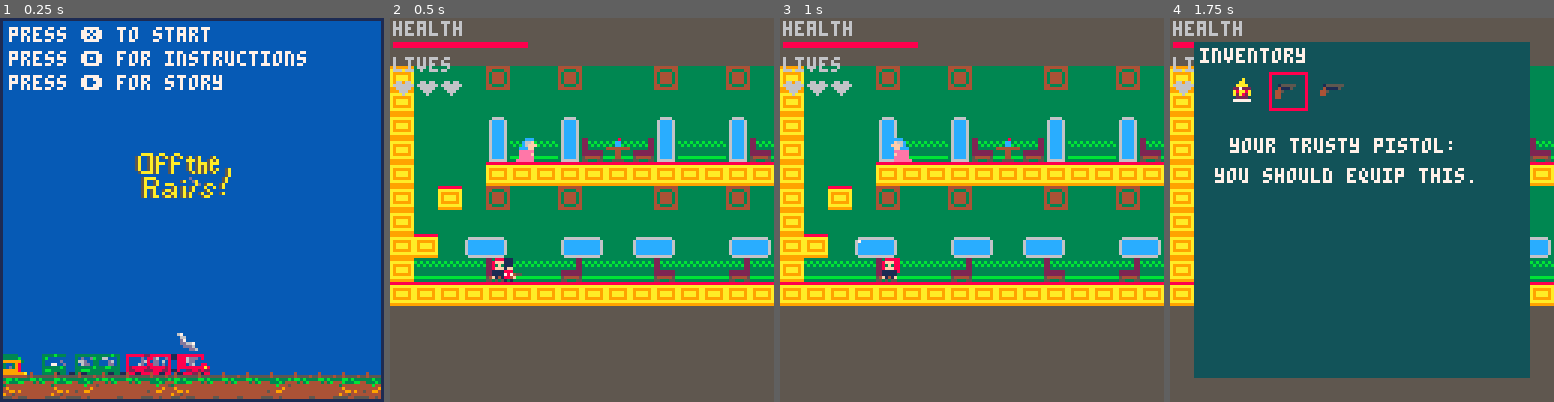
Above: before the commit, frames 1-4 (left to right).
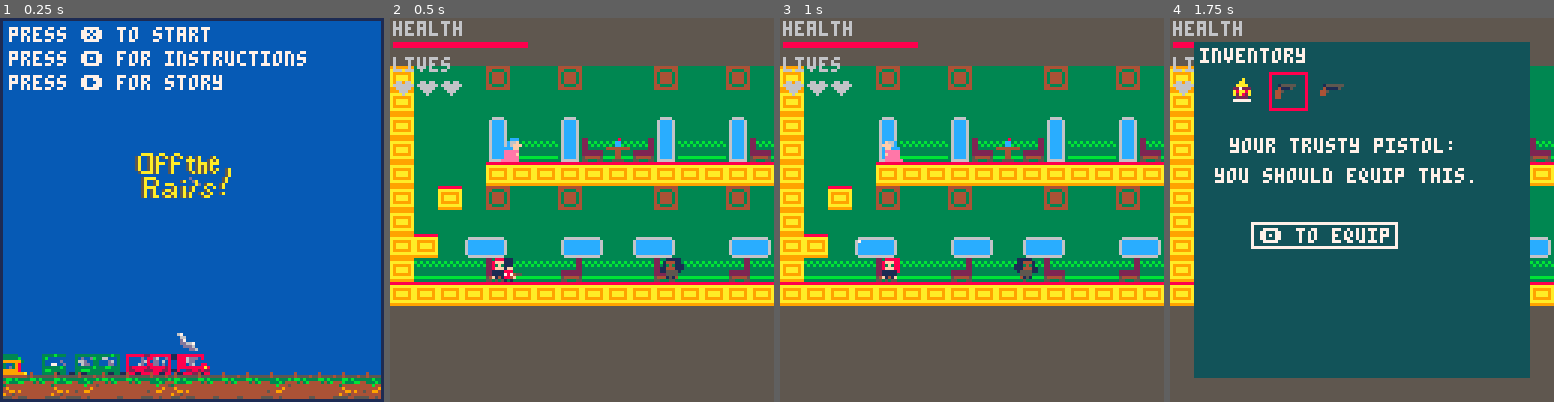
Above: after the commit, the same moments.

Repository: hggorel/Off-The-Rails
Game: PICO-8 cartridge offtherails.p8
Two runs of this game, one before a commit and one after it. Both use one fixed random seed, a clock stepped at 60 frames per second and the inputs below.
Inputs:
- Up to frame 1 (0.25 s): no input
- Up to frame 2 (0.5 s): tap X (X key) at 0.33 s
- Up to frame 3 (1 s): tap O (Z key) at 0.7 s
- Up to frame 4 (1.75 s): tap X (X key) at 1.07 s; hold Right from 1.6 s (still down); tap O (Z key) at 1.7 s

Frame 1 is identical in both runs. In frame 2, 0.7% of the frame differs, in the area x 28-77%, y 31-68%; in frame 3, 0.6%; in frame 4, 1.2%, in the area x 21-60%, y 53-61%.

Commit message:
Update offtherails.p8
completed cutscenes. updated colorblind function. added another extra sprite (will work on making that animation more complex/ less threatening). started equippable from inventory objects.

Diff:
--- a/offtherails.p8
+++ b/offtherails.p8
@@ -77,10 +77,14 @@
 	--friends but aren't our enemies
 	extra ={
 		x = 4*8,
+		x1 = 10*8,
 		y = 3*8,
+		y1 = 8*8,
 		dx = 2, --speed. not properly implemented yet
 		timing = .15,
 		sprite = 64,
+		spr1 = 66,
+		spr2 = 74,
 		flipx = false,
 		movecount = 0 --movecount format added to match hannah
 	}
@@ -816,6 +820,7 @@
 		--test this
  	if colblind == 1 then
  	pal(3,130,1)--check this
+ 	pal(11,137,1)
  	end
  	if colblind == 0 then
  	pal()
@@ -825,6 +830,7 @@
  	_drawmapsprites()
  	_moveextra()
  	spr(extra.sprite,extra.x,extra.y,1,1,extra.flipx,false)
+ 	spr(extra.spr1,extra.x1,extra.y1,1,1,extra.flipx,false)
 		if player.lives>0 then
 			spr(player.sprite, player.x, player.y, 1, 1, player.flipx, false)
 		end
@@ -982,7 +988,19 @@
 		print("a shotgun:",20,40,7)
 		print("just like your pappy used.",15,50,7)
 		end
-
+		if sel.place >= 1 and sel.place < 3 then
+		equip(true) --should work like this?
+		rect(27,68,27+48,68+8,7)
+		print("🅾️ to equip",30,70,7)
+		end
+end
+
+--for inventory
+function equip(truth)
+	if mode == 2 and truth and btnp(🅾️) then
+		--we'll have to have multiple gun types coded before i do anything here
+	end
+--idk what to do for this
 end
 
 --for inventory
@@ -1069,7 +1087,7 @@
 -->8
 --movement section
 function _moveextra()
-		--animate
+		--animate old lady
 		extra.sprite +=extra.timing
 
 		if(extra.sprite > 66) then
@@ -1077,23 +1095,51 @@
 
 		end
 
+		--animate young lady
+		extra.spr1 +=.75
+
+		if(extra.spr1 >= 68) then
+			extra.spr1 = 66
+
+		end
+		--animate guy
+		extra.spr2 +=extra.timing
+
+		if(extra.spr2 > 74) then
+			extra.spr2 = 76
+
+		end
 		--dx needs to be added
-		if extra.movecount < 5 then
-		 extra.x += 4/extra.dx
+
+		--this could be super improved
+		if extra.movecount < 10 then
+		 extra.x += 2/extra.dx
 		 extra.flipx = false
 		 end
 
-		if extra.movecount > 5 then
-		 extra.x -= 4/extra.dx
+		if extra.movecount > 10 then
+		 extra.x -= 2/extra.dx
 		 extra.flipx = true
 
 		 end
 
-		if extra.movecount< 10 then
+		if extra.movecount< 20 then
 			extra.movecount += 1
 		else
 			extra.movecount = 0
 		end
+
+		--other extra
+	if extra.movecount < 10 then
+		 extra.x1 += 2
+		 extra.flipx = false
+		 end
+
+		if extra.movecount > 10 then
+		 extra.x1 -= 2
+		 extra.flipx = true
+
+		 end
 
 
 
@@ -1141,6 +1187,7 @@
 
 	text1()
 	text2()
+	text3()
 end
 
 function text1()
@@ -1180,7 +1227,27 @@
 	if cc > 7 then
 	print("mabel brown?",40,70,0)
 	end
-	if cc == 9 then --test this
+end
+
+function text3()
+	if cc > 8 then
+	cls()
+	pal()
+	spr(1,60,60)
+	end
+	if cc > 9 then
+	spr(115,60,50)
+	end
+	if cc > 10 then
+	spr(11,50,75)
+	end
+	if cc > 11 then
+	print("+",63,77,7)
+	end
+	if cc > 12 then
+	spr(12,70,75)
+	end
+	if cc == 14 then --test this
 	cls()
 	mode = 1
 	end
@@ -1193,8 +1260,14 @@
 	rectfill(0,0,132,132)
 	rectfill(0,61,132,132)
 	--map is drawing incorrectly
-	map(0,16,0,112,14*8,6*8)
-end
+	map(0,14,0,104,14*8,8*8)
+end
+…(6 lines of a section not shown)…
 
 
 
@@ -1463,11 +1536,11 @@
 202020202020202020202020202020202020202020202020313c3c312020202000000000969494949484848484949494949494949494949484b6b5849494949696000000000000000000000000000000000000000000000000000000000000000000000000000000000000000000000000000000000000000000000000000000
 00000000000000000000000000000000000000000000002020202020200000000000000000000000969494949496a1000000000000000096949494949600000000000000000000000000000000000000000000000000000000000000000000000000000000000000000000000000000000000000000000000000000000000000
 0000000000000000000000000000000000000000000000000000000000000000000000000000000000000000000000000000000000000000000000000000000000000000000000000000000000000000000000000000000000000000000000000000000000000000000000000000000000000000000000000000000000000000
-0000000000000000730000000000000000000000000000000000000000000000000000000000000000000000000000000000000000000000000000000000000000000000000000000000000000000000000000000000000000000000000000000000000000000000000000000000000000000000000000000000000000000000
+0000000000000000c50000000000000000000000000000000000000000000000000000000000000000000000000000000000000000000000000000000000000000000000000000000000000000000000000000000000000000000000000000000000000000000000000000000000000000000000000000000000000000000000
 0000006a6a6a6a6a6a6a6a6a6a6a6a6a6a000000000000000000000000000000000000000000000000000000000000000000000000000000000000000000000000000000000000000000000000000000000000000000000000000000000000000000000000000000000000000000000000000000000000000000000000000000
-6000004c0000000000000000004c646566000000000000000000000000000000000000000000000000000000000000000000000000000000000000000000000000000000000000000000000000000000000000000000000000000000000000000000000000000000000000000000000000000000000000000000000000000000
-61615b5c5a00000000000000005c747576000000000000000000000000000000000000000000000000000000000000000000000000000000000000000000000000000000000000000000000000000000000000000000000000000000000000000000000000000000000000000000000000000000000000000000000000000000
-0000717061716161617161717170707161000000000000000000000000000000000000000000000000000000000000000000000000000000000000000000000000000000000000000000000000000000000000000000000000000000000000000000000000000000000000000000000000000000000000000000000000000000
+6969004c0000000000000000004c646566000000000000000000000000000000000000000000000000000000000000000000000000000000000000000000000000000000000000000000000000000000000000000000000000000000000000000000000000000000000000000000000000000000000000000000000000000000
+60695b5c5a00000000000000005c747576000000000000000000000000000000000000000000000000000000000000000000000000000000000000000000000000000000000000000000000000000000000000000000000000000000000000000000000000000000000000000000000000000000000000000000000000000000
+6161717061716161617161717170707161000000000000000000000000000000000000000000000000000000000000000000000000000000000000000000000000000000000000000000000000000000000000000000000000000000000000000000000000000000000000000000000000000000000000000000000000000000
 0000000000000000000000000000000000000000000000000000000000000000000000000000000000000000000000000000000000000000000000000000000000000000000000000000000000000000000000000000000000000000000000000000000000000000000000000000000000000000000000000000000000000000
 0000000000000000000000000000000000000000000000000000000000000000000000000000000000000000000000000000000000000000000000000000000000000000000000000000000000000000000000000000000000000000000000000000000000000000000000000000000000000000000000000000000000000000
 6058585958585958585958585959595958000000000000000000000000000000000000000000000000000000000000000000000000000000000000000000000000000000000000000000000000000000000000000000000000000000000000000000000000000000000000000000000000000000000000000000000000000000
Not shown, changed: 19 lines of the sprite sheet (__gfx__) section of offtherails.p8
